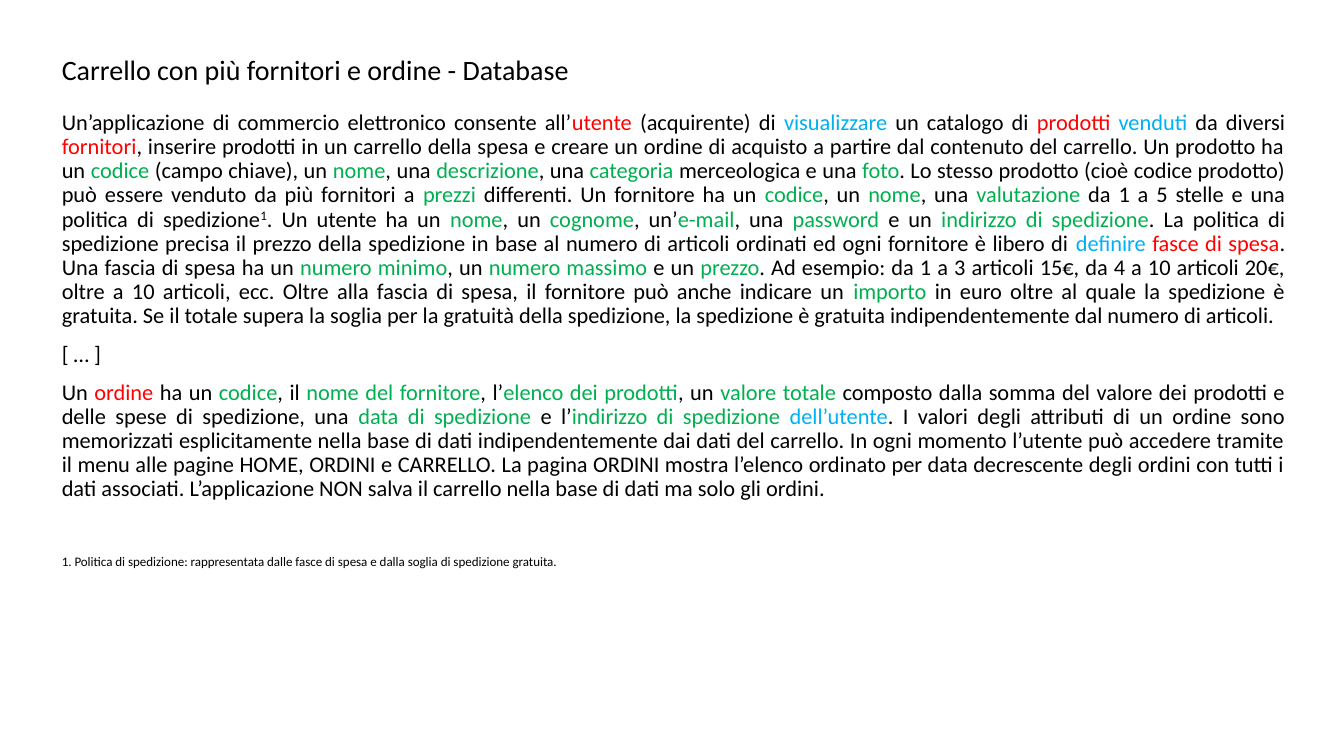
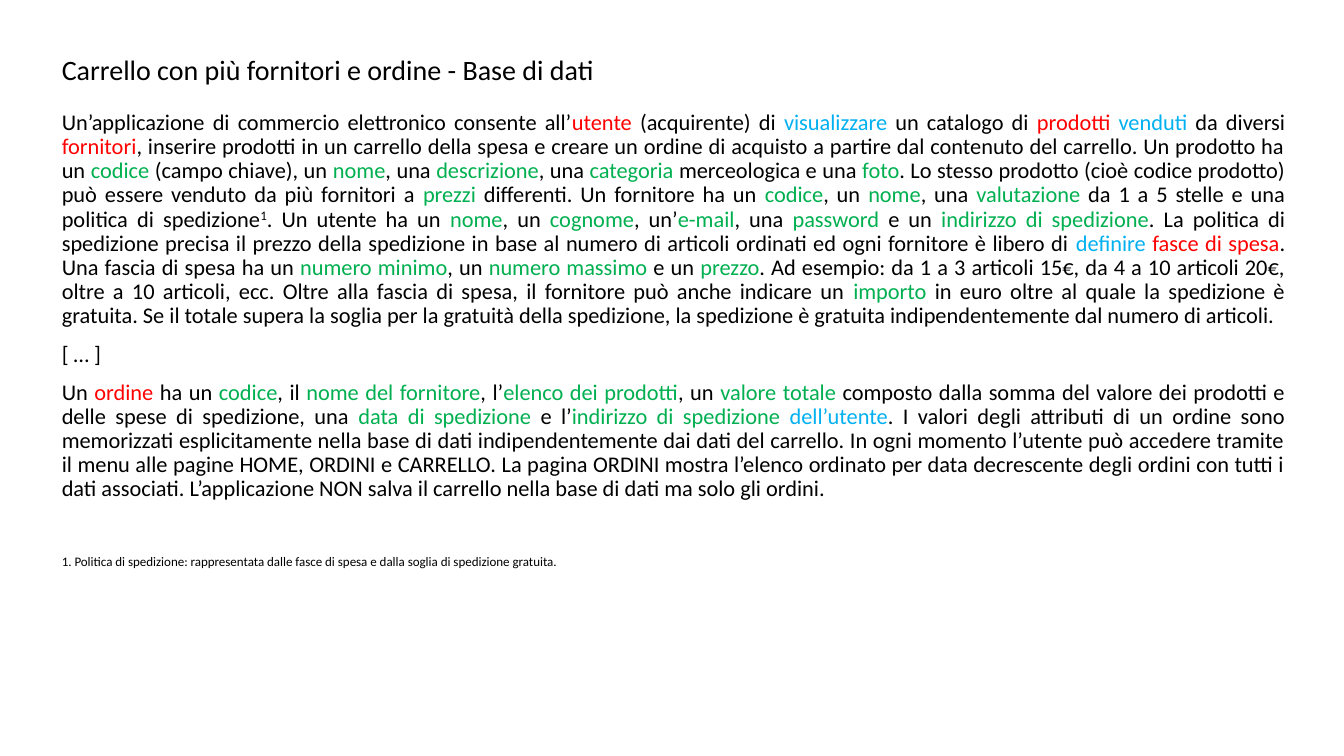
Before and after one commit to peetceenatoo/primo-sito-web, a slide deck: slide 4 of Progetto TIW 2023.pptx (slide 3 before the commit). Drawn at 1344x756 pixels with LibreOffice and Linux fonts; fonts in the diff are those of the drawing. Boxes give left, top, right and bottom in pixels: in the first picture for what was removed or moved away, otherwise in the second. Text is boxed around its words. In the diff, an @@ line names an element or a change of style, - is before the commit and + after.

Commit message:
Add presentazione

```diff
--- a/Progetto TIW 2023.pptx
+++ b/Progetto TIW 2023.pptx
@@ title at box(62, 60, 594, 85): text changed @@
-Carrello con più fornitori e ordine - Database
+Carrello con più fornitori e ordine - Base di dati
```
Also in this commit, not shown: 34 slides added.
